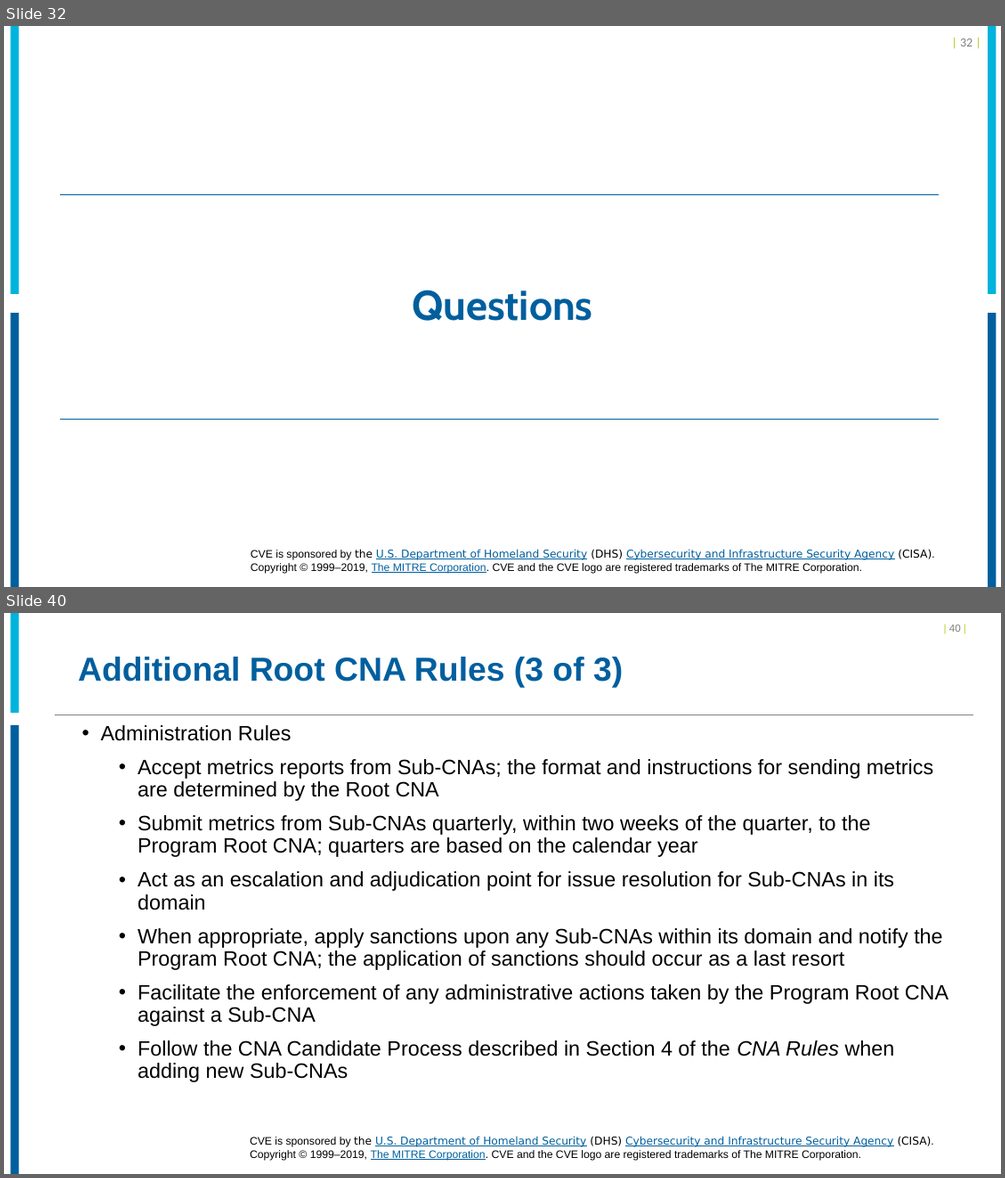
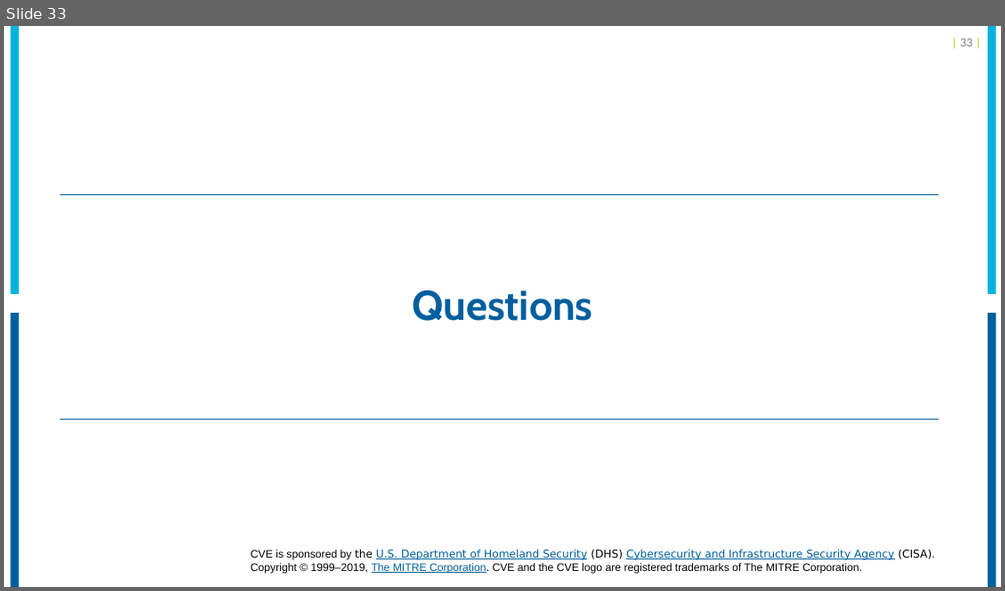
Before and after one commit to CVEProject/cveproject.github.io, a slide deck: docs/cna/Becoming_a_CNA.pptx. Shown one above the other, each under a label of ours: slides 32 and 40 before the commit, slide 33 after it; the slides between them are not shown. The pictures are 1005x1178 and 1005x591 pixels, drawn with LibreOffice and Linux fonts; fonts in the diff are those of the drawing; background and template pictures are left out. Boxes give left, top, right and bottom in pixels: in the first picture for what was removed or moved away, otherwise in the second. Text is boxed around its words. In the diff, an @@ line names an element or a change of style, - is before the commit and + after.

```diff
--- a/docs/cna/Becoming_a_CNA.pptx
+++ b/docs/cna/Becoming_a_CNA.pptx
@@ slide 40 removed at box(4, 613, 1001, 1174), background #FFFFFF @@
@@ rectangle removed at box(11, 613, 19, 713) @@
@@ page number removed at box(949, 625, 961, 632) @@
-| 40 |
@@ title removed at box(78, 657, 623, 688) @@
-Additional Root CNA Rules (3 of 3)
@@ line removed from (54, 714) to (973, 714) @@
@@ rectangle removed at box(11, 725, 19, 1174) @@
@@ text removed at box(101, 725, 948, 1082) @@
-  • Administration Rules
-    • Accept metrics reports from Sub-CNAs; the format and instructions for sending metrics are determined by the Root CNA
-    • Submit metrics from Sub-CNAs quarterly, within two weeks of the quarter, to the Program Root CNA; quarters are based on the calendar year
-    • Act as an escalation and adjudication point for issue resolution for Sub-CNAs in its domain
-    • When appropriate, apply sanctions upon any Sub-CNAs within its domain and notify the Program Root CNA; the application of sanctions should occur as a last resort
-    • Facilitate the enforcement of any administrative actions taken by the Program Root CNA against a Sub-CNA
-    • Follow the CNA Candidate Process described in Section 4 of the CNA Rules when adding new Sub-CNAs
@@ text removed at box(250, 1135, 934, 1160) @@
-CVE is sponsored by the U.S. Department of Homeland Security (DHS) Cybersecurity and Infrastructure Security Agency (CISA). Copyright © 1999–2019, The MITRE Corporation. CVE and the CVE logo are registered trademarks of The MITRE Corporation.
@@ what was slide 32 is now slide 33 @@
```
Also in this commit, not shown: 25 slides changed, 1 slide added, 11 other slides removed.
